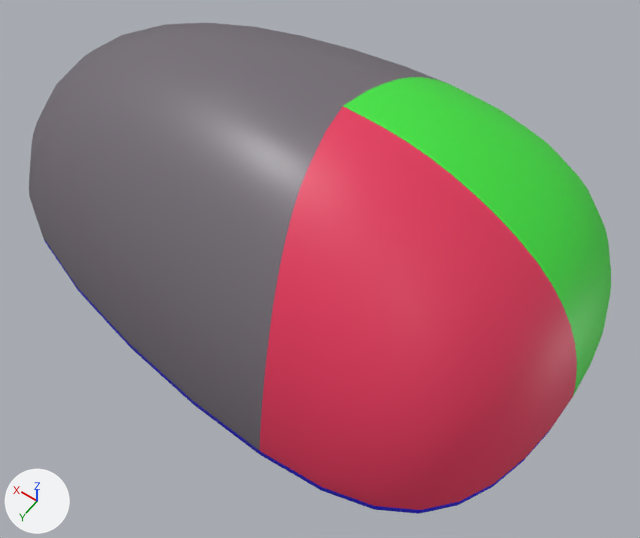
Renders of the Blender file Assets/Models/mouse.blend from each side of a commit.
Both versions are drawn from a camera (50 mm lens) standing at (-1.61, 1.98, 3.08) and looking at (-0.33, 0.17, 0.24). Every picture has the same lights, and +X, +Y and +Z are marked at lower left.
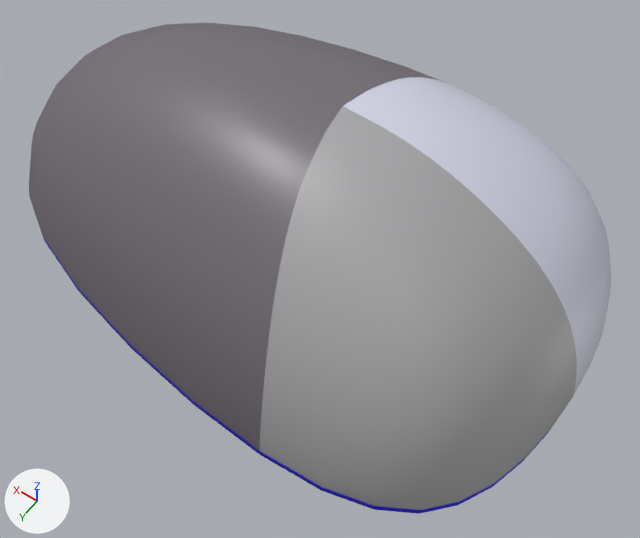
Edits to the bpy script that builds the scene:
```text
Change mat_right_mouse_button:
    mat_right_mouse_button.base_color: (0.8, 0.0368, 0.108) -> (0.396, 0.39, 0.402)  # red #e7365c -> grey #a9a8aa
Change mat_left_mouse_button:
    mat_left_mouse_button.base_color: (0.052, 0.8, 0.0514) -> (0.654, 0.674, 0.8)  # green #40e740 -> white #d3d6e7
```

Pixel boxes [x1, y1, x2, y2] of what changed, in the pictures (640 x 538 px):
'Sphere', recoloured (red to grey)
    both: [257, 74, 611, 513]
